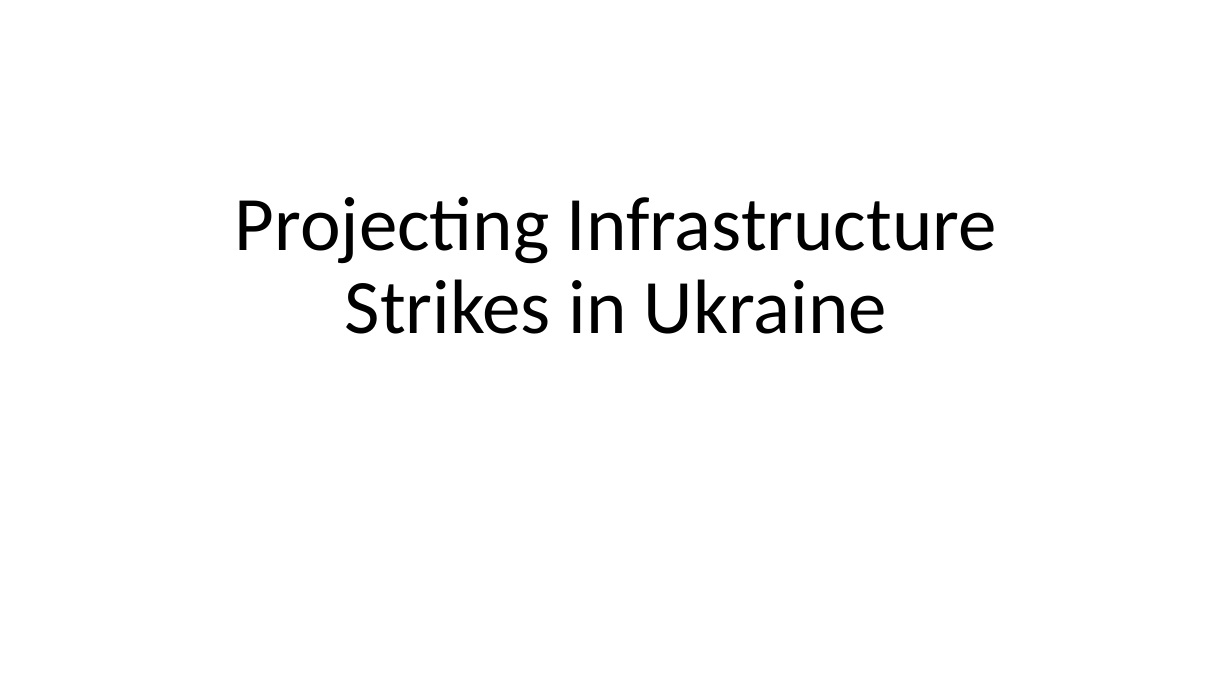
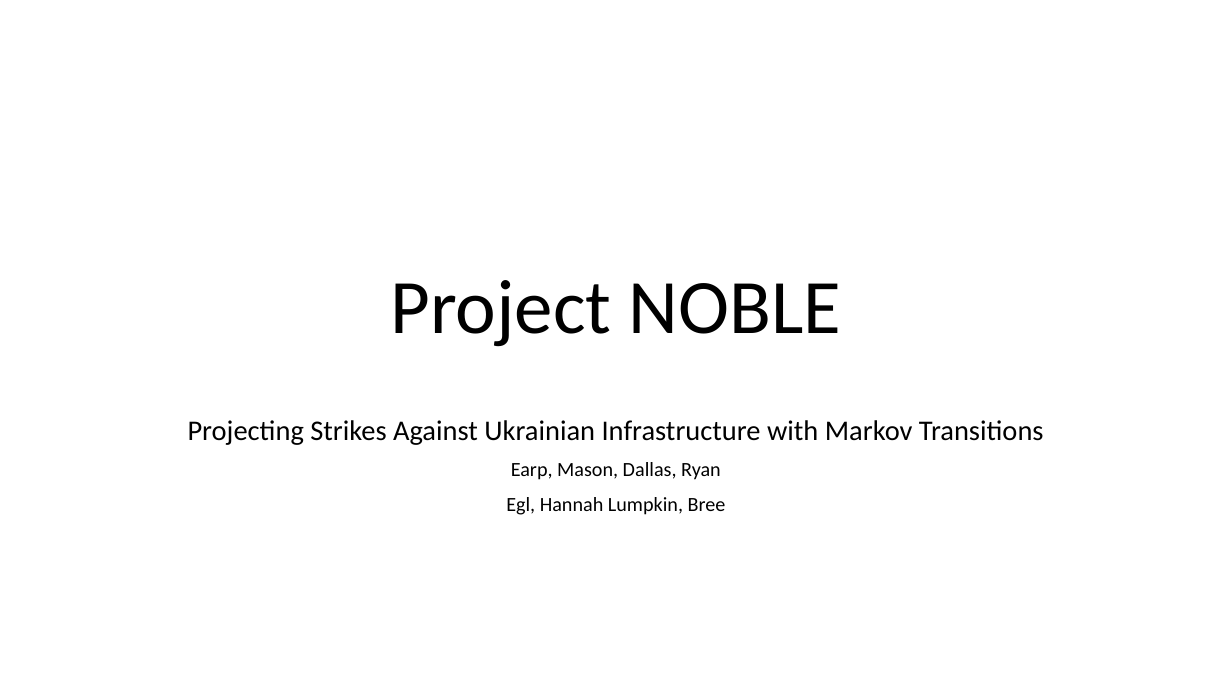
Before and after one commit to eglhannah/understanding_uncertainty_ukraine_project, a slide deck: slide 1 of Slide Deck Skeleton.pptx. Drawn at 1232x693 pixels with LibreOffice and Linux fonts; fonts in the diff are those of the drawing. Boxes give left, top, right and bottom in pixels: in the first picture for what was removed or moved away, otherwise in the second. Text is boxed around its words. In the diff, an @@ line names an element or a change of style, - is before the commit and + after.

```diff
--- a/Slide Deck Skeleton.pptx
+++ b/Slide Deck Skeleton.pptx
@@ title at [390,280,841,347]: text changed @@
-Projecting Infrastructure Strikes in Ukraine
+Project NOBLE
@@ subtitle added at [188,420,1044,515], 22.2 pt, text #000000 @@
+Projecting Strikes Against Ukrainian Infrastructure with Markov Transitions
+Earp, Mason, Dallas, Ryan
+Egl, Hannah Lumpkin, Bree
```
Also in this commit, not shown: 3 other slides changed, 1 slide added.
